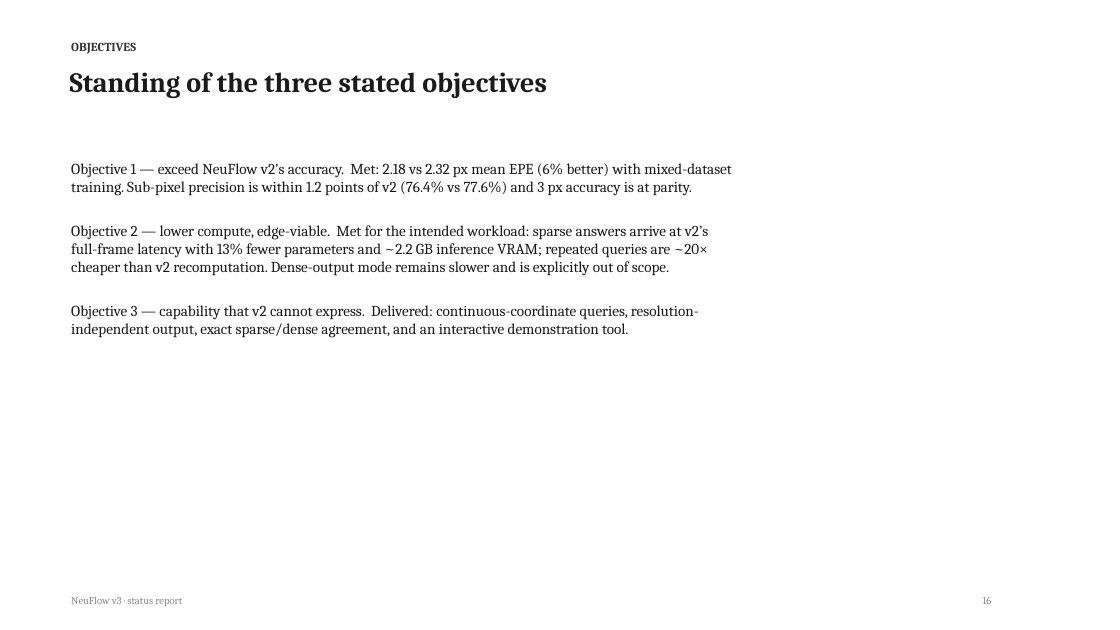
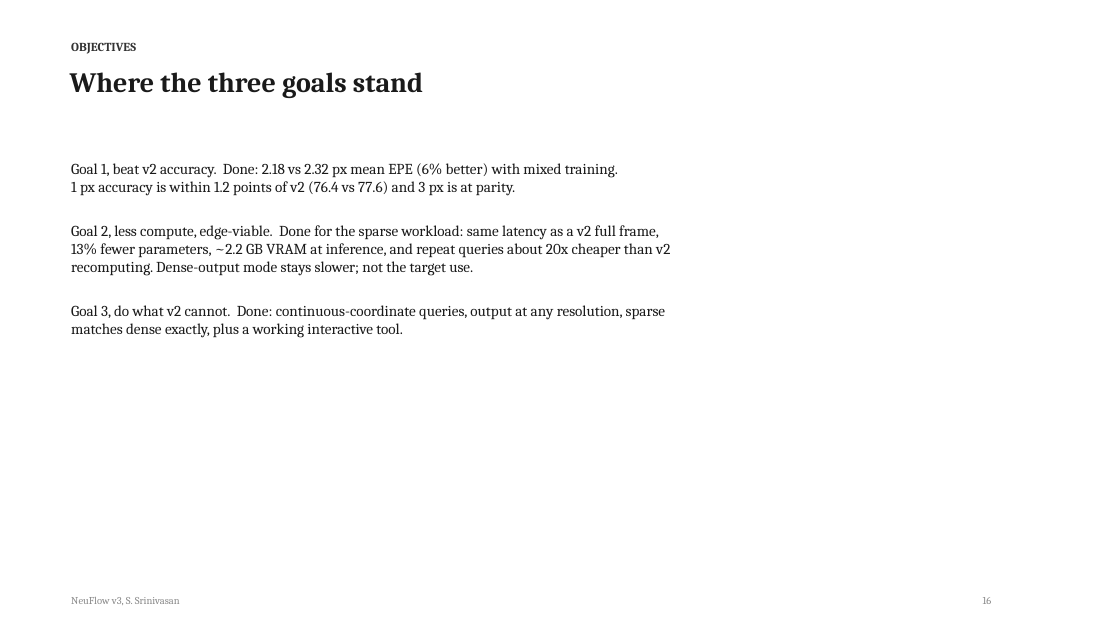
Before and after one commit to shrirag10/Neuflowv3, a slide deck: slide 16 of docs/NeuFlow_v3_status.pptx. Drawn at 1120x630 pixels with LibreOffice and Linux fonts; fonts in the diff are those of the drawing. Boxes give left, top, right and bottom in pixels: in the first picture for what was removed or moved away, otherwise in the second. Text is boxed around its words. In the diff, an @@ line names an element or a change of style, - is before the commit and + after.

```diff
--- a/docs/NeuFlow_v3_status.pptx
+++ b/docs/NeuFlow_v3_status.pptx
@@ text at (70, 72, 423, 98): text changed @@
-Standing of the three stated objectives
+Where the three goals stand
@@ text at (71, 163, 670, 338): text changed @@
-Objective 1 — exceed NeuFlow v2’s accuracy. Met: 2.18 vs 2.32 px mean EPE (6% better) with mixed-dataset
-training. Sub-pixel precision is within 1.2 points of v2 (76.4% vs 77.6%) and 3 px accuracy is at parity.
-Objective 2 — lower compute, edge-viable. Met for the intended workload: sparse answers arrive at v2’s
-full-frame latency with 13% fewer parameters and ~2.2 GB inference VRAM; repeated queries are ~20×
-cheaper than v2 recomputation. Dense-output mode remains slower and is explicitly out of scope.
-Objective 3 — capability that v2 cannot express. Delivered: continuous-coordinate queries, resolution-
-independent output, exact sparse/dense agreement, and an interactive demonstration tool.
+Goal 1, beat v2 accuracy. Done: 2.18 vs 2.32 px mean EPE (6% better) with mixed training.
+1 px accuracy is within 1.2 points of v2 (76.4 vs 77.6) and 3 px is at parity.
+Goal 2, less compute, edge-viable. Done for the sparse workload: same latency as a v2 full frame,
+13% fewer parameters, ~2.2 GB VRAM at inference, and repeat queries about 20x cheaper than v2
+recomputing. Dense-output mode stays slower; not the target use.
+Goal 3, do what v2 cannot. Done: continuous-coordinate queries, output at any resolution, sparse
+matches dense exactly, plus a working interactive tool.
@@ text at (71, 597, 180, 605): text changed @@
-NeuFlow v3 · status report
+NeuFlow v3, S. Srinivasan
```
Also in this commit, not shown: 17 other slides changed, 1 other file.
